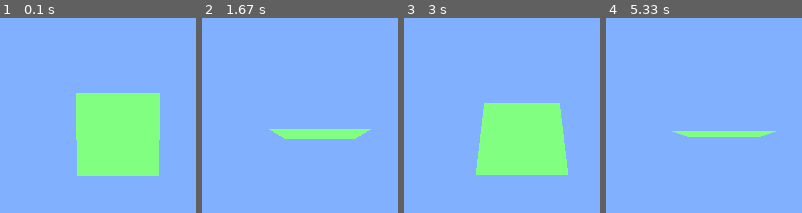
Above: before the commit, frames 1-4 (left to right).
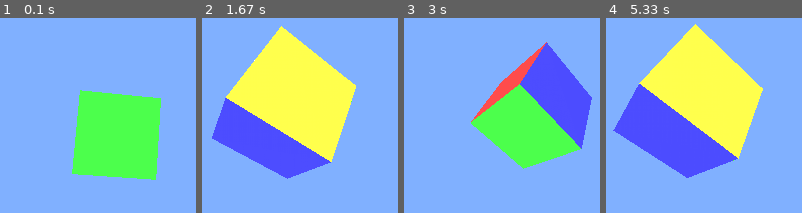
Above: after the commit, the same moments.

Repository: strollhy/pygame_opengl
Game: pygame game, started from world.py
Same seed, same stepped clock (60 frames per second), same inputs: the game is played once before the commit and once after it.
Inputs:
- Up to frame 1 (0.1 s): no input
- Up to frame 2 (1.67 s): no input
- Up to frame 3 (3 s): no input
- Up to frame 4 (5.33 s): no input

The runs differ from the first frame. In frame 1, 19% of the frame differs, in the area x 36-83%, y 36-84%; in frame 2, 35%; in frame 3, 28%; in frame 4, 36%, in the area x 3-87%, y 3-83%.

Commit message:
draw a cube

Diff:
--- a/world.py
+++ b/world.py
@@ -46,14 +46,15 @@
         glTranslatef(.0, .0, -5.0)
 
         # Rotate on x, y, z axis
-        self.angle += 1
+        self.angle += 2
         self.angle %= 360
-        glRotatef(self.angle, 1, 0, 0)
+        glRotatef(self.angle, -1, 1, -1)
 
 
+        ''' Render Cube'''
+        ## Front face
         # Set "brush" color
-        glColor3f(0.5, 1, 0.5)
-
+        glColor3f(.3, 1, .3)
         # Begin rendering
         glBegin(GL_QUADS)
         glVertex3f(-1, 1, 0)
@@ -62,9 +63,64 @@
         glVertex3f(-1, -1, 0)
         glEnd()
 
+        ## Back face
+        # Set "brush" color
+        glColor3f(1, 1, 1)
+        # Begin rendering
+        glBegin(GL_QUADS)
+        glVertex3f(-1, 1, -2)
+        glVertex3f(1, 1, -2)
+        glVertex3f(1, -1, -2)
+        glVertex3f(-1, -1, -2)
+        glEnd()
+
+        ## Top face
+        # Set "brush" color
+        glColor3f(1, .3, .3)
+        # Begin rendering
+        glBegin(GL_QUADS)
+        glVertex3f(-1, 1, 0)
+        glVertex3f(1, 1, 0)
+        glVertex3f(1, 1, -2)
+        glVertex3f(-1, 1, -2)
+        glEnd()
+
+        ## Bottom face
+        # Set "brush" color
+        glColor3f(1, 1, .3)
+        # Begin rendering
+        glBegin(GL_QUADS)
+        glVertex3f(1, -1, 0)
+        glVertex3f(1, -1, -2)
+        glVertex3f(-1, -1, -2)
+        glVertex3f(-1, -1, 0)
+        glEnd()
+
+        ## Right face
+        # Set "brush" color
+        glColor3f(.3, .3, 1)
+        # Begin rendering
+        glBegin(GL_QUADS)
+        glVertex3f(1, 1, -2)
+        glVertex3f(1, 1, 0)
+        glVertex3f(1, -1, 0)
+        glVertex3f(1, -1, -2)
+        glEnd()
+
+        ## Left face
+        # Set "brush" color
+        glColor3f(.3, 1, 1)
+        # Begin rendering
+        glBegin(GL_QUADS)
+        glVertex3f(-1, 1, 0)
+        glVertex3f(-1, 1, -2)
+        glVertex3f(-1, -1, -2)
+        glVertex3f(-1, -1, 0)
+        glEnd()
 
 
-###
+
+#####
 def main():
     # Initialize pygame
     pygame.init()
@@ -73,7 +129,6 @@
 
     # clock for framerate
     clock = pygame.time.Clock()
-
 
     # Initialize opengl
     opengl = myOpenGL()
@@ -94,8 +149,5 @@
         # Show the screen
         pygame.display.flip()
 
-        # Show the screen
-        pygame.display.flip()
-
 if __name__ == "__main__":
-  main()
+    main()
